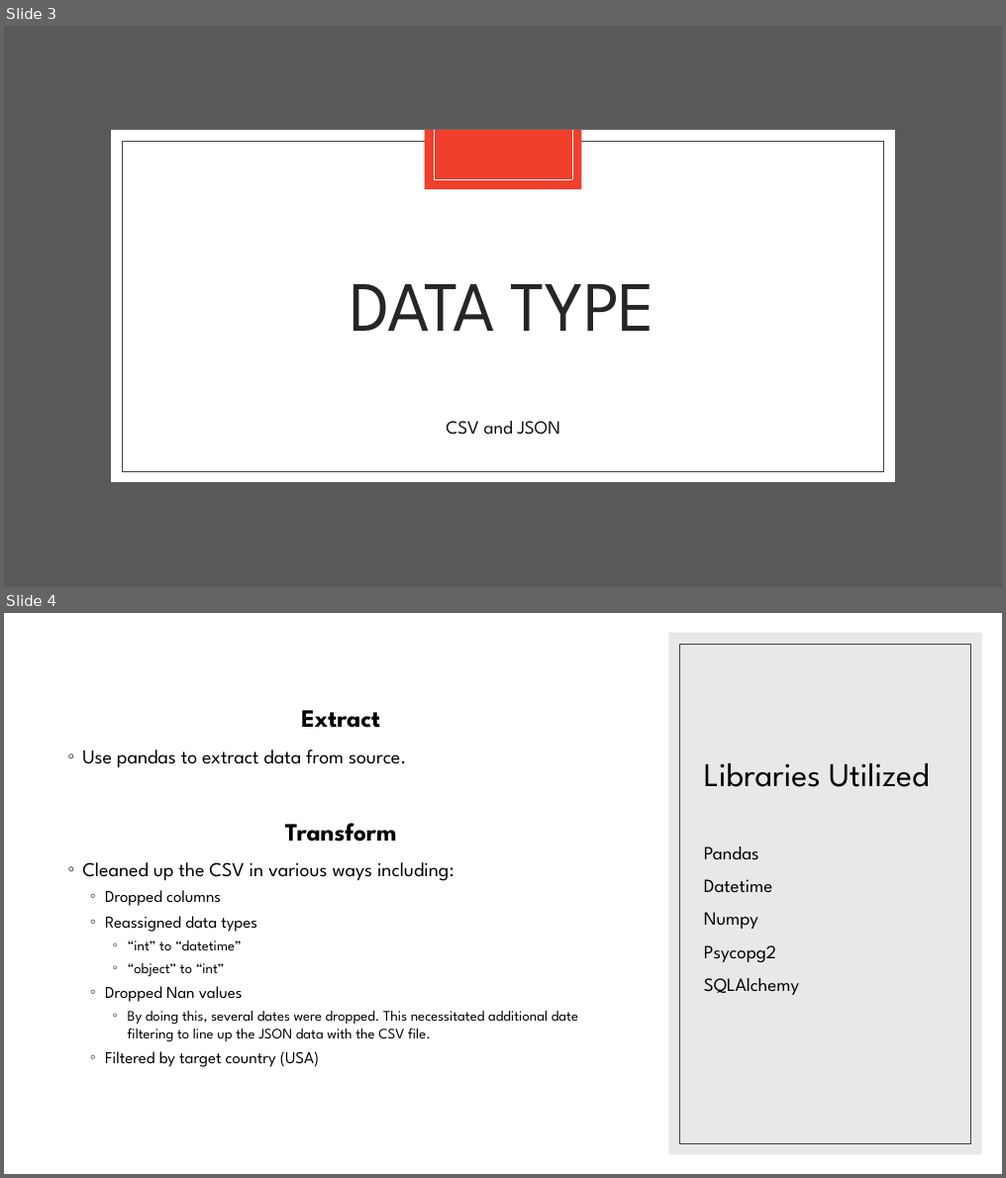
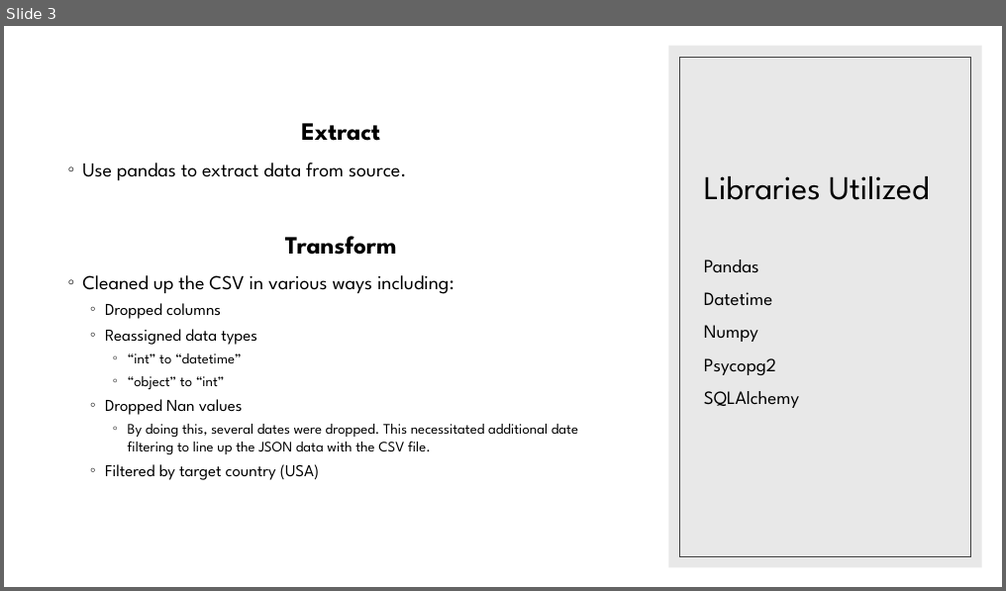
Before and after one commit to bmedford01/ETL_Project, a slide deck: covid19 usa vaccination.pptx. Shown one above the other, each under a label of ours: slides 3 and 4 before the commit, slide 3 after it. The pictures are 1006x1178 and 1006x591 pixels, drawn with LibreOffice and Linux fonts; fonts in the diff are those of the drawing. Boxes give left, top, right and bottom in pixels: in the first picture for what was removed or moved away, otherwise in the second. Text is boxed around its words. In the diff, an @@ line names an element or a change of style, - is before the commit and + after.

```diff
--- a/covid19 usa vaccination.pptx
+++ b/covid19 usa vaccination.pptx
@@ slide 3 removed at bbox=[4, 26, 1002, 587], background #FFFFFF @@
@@ rectangle removed at bbox=[4, 26, 1002, 587] @@
@@ rectangle removed at bbox=[111, 130, 895, 482] @@
@@ rectangle removed at bbox=[122, 141, 884, 472] @@
@@ rectangle removed at bbox=[425, 130, 582, 190] @@
@@ line removed from (434, 130) to (434, 180) @@
@@ line removed from (572, 130) to (572, 180) @@
@@ line removed from (434, 180) to (572, 180) @@
@@ title removed at bbox=[350, 284, 655, 331] @@
-DATA TYPE
@@ text removed at bbox=[446, 421, 561, 435] @@
-CSV and JSON
@@ what was slide 4 is now slide 3 @@
```
Also in this commit, not shown: 3 slides changed, 1 slide added, 1 other file.
